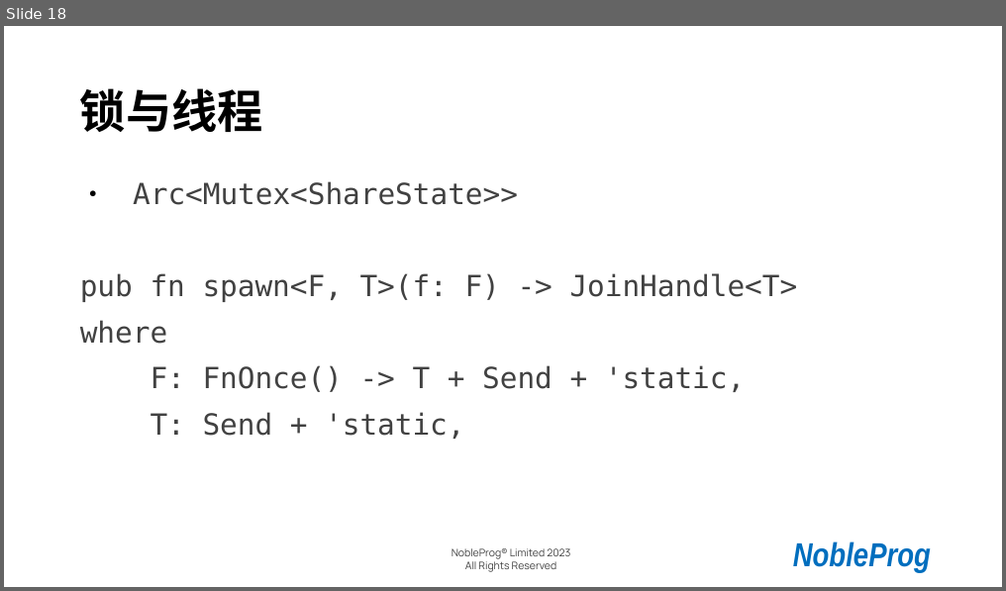
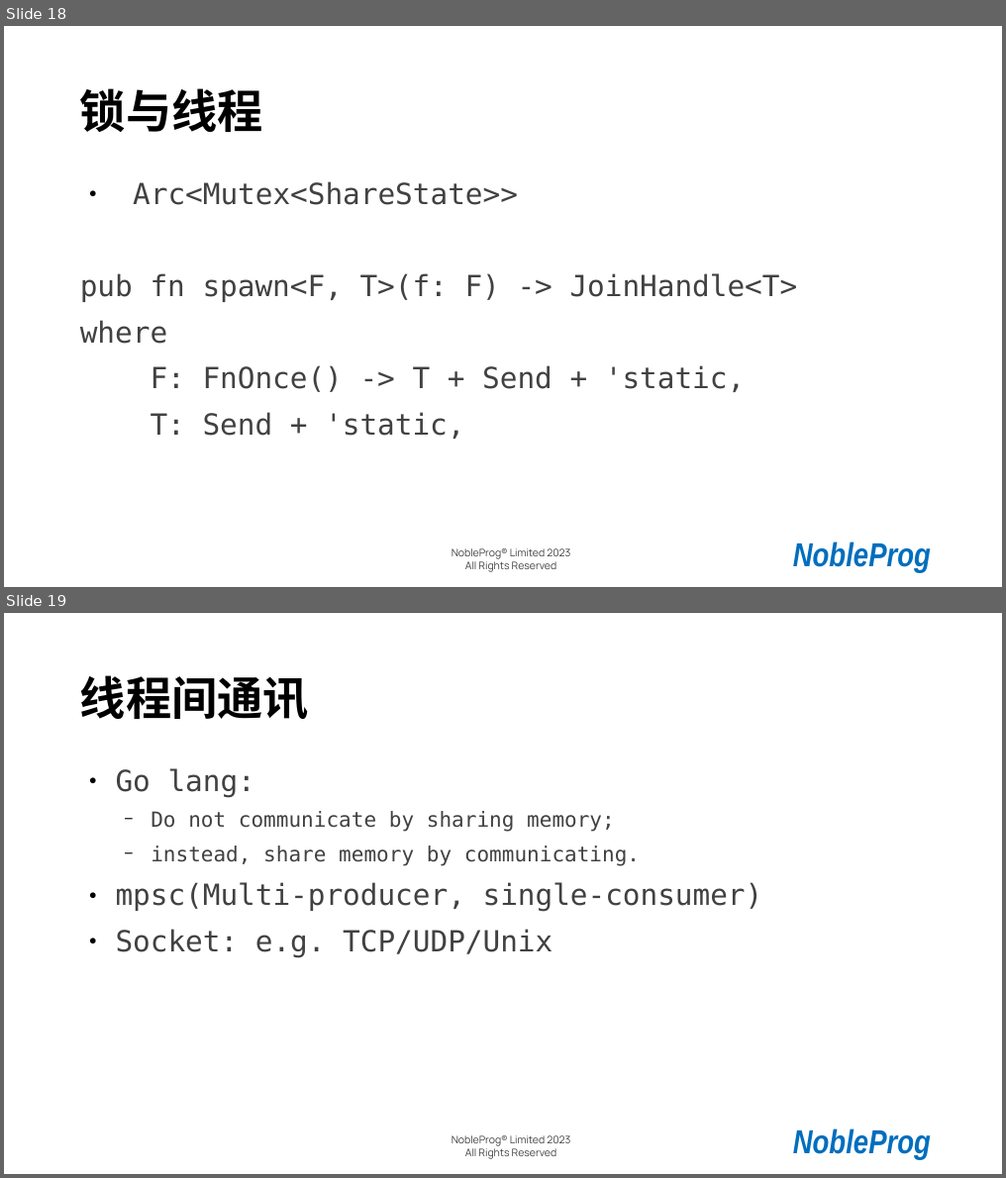
Before and after one commit to cathay4t/rust_training_2023_shanghai, a slide deck: presentation.odp. Shown one above the other, each under a label of ours: slide 18 before the commit, slides 18 and 19 after it. The pictures are 1006x591 and 1006x1178 pixels, drawn with LibreOffice and Linux fonts; fonts in the diff are those of the drawing; background and template pictures are left out. Boxes give left, top, right and bottom in pixels: in the first picture for what was removed or moved away, otherwise in the second. Text is boxed around its words. In the diff, an @@ line names an element or a change of style, - is before the commit and + after.

Commit message:
Add mpsc demo

```diff
--- a/presentation.odp
+++ b/presentation.odp
@@ slide 19 added at <box>4,613,1002,1174</box>, background picture (left out); not listed: 2 template elements that a slide beside it also shows @@
@@ title added at <box>80,675,309,719</box>, 44 pt, text #000000, bold @@
+线程间通讯
@@ text added at <box>116,768,763,958</box>, 20 pt, text #414141 @@
+● Go lang:
+  − Do not communicate by sharing memory;
+  − instead, share memory by communicating.
+● mpsc(Multi-producer, single-consumer)
+● Socket: e.g. TCP/UDP/Unix
```
Also in this commit, not shown: 3 slides changed, 1 other slide added, 3 other files.
